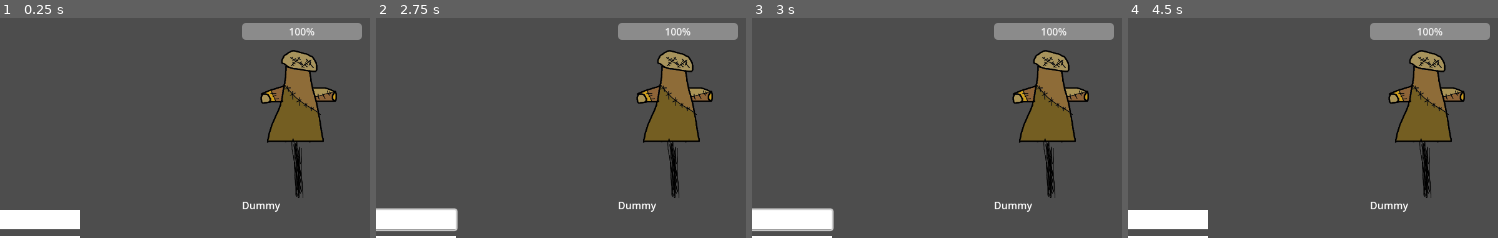
Above: before the commit, frames 1-4 (left to right).
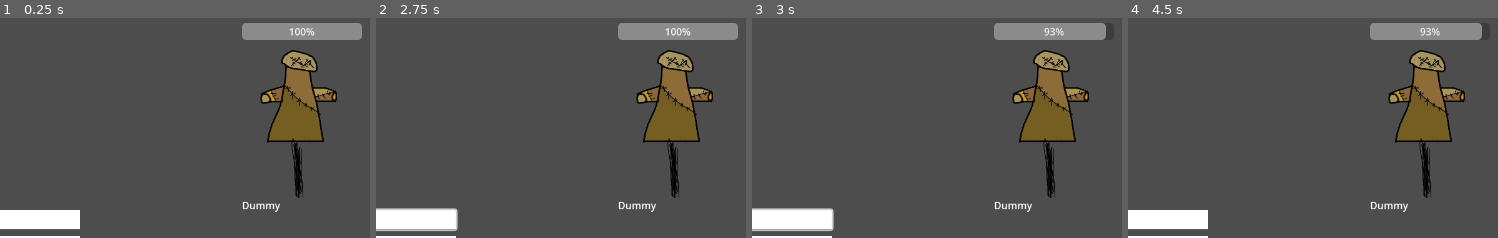
Above: after the commit, the same moments.

Repository: JaroschJr/RPG
Game: Godot game, scene res://Battle/Battlefield.tscn
Same seed, same stepped clock (60 frames per second), same inputs: the game is played once before the commit and once after it. The project has no main scene, so this scene is started directly.
Inputs (mouse positions are % of the whole screen's width and height, from its top left):
- Up to frame 1 (0.25 s): no input
- Up to frame 2 (2.75 s): click (14, 46) at 0.52 s; click (14, 46) at 1.27 s; click (14, 46) at 2.02 s
- Up to frame 3 (3 s): tap Enter at 2.75 s; move the mouse to (54, 23) at 2.77 s; click (54, 23) at 2.85 s
- Up to frame 4 (4.5 s): tap Space at 3.5 s; move the mouse to (13, 91) at 3.52 s; click (13, 91) at 3.6 s; tap Enter at 4.25 s; move the mouse to (27, 91) at 4.27 s; click (27, 91) at 4.35 s
The pictures show only the part of the screen within x 13-63%, y 0-50%; the shares and areas given below are measured in that part.

Frames 1-2 are identical in both runs. In frame 3, 0.3% of the frame differs, in the area x 78-98%, y 2-10%; in frame 4, 0.3%.

Commit message:
Fixed problems with patterns of inheritence. Training Dummy inherits from a master Enemy class, as will all other enemies once they are implemented.
Skills actually deal damage.

Diff:
--- a/Battle/Enemy.gd
+++ b/Battle/Enemy.gd
@@ -10,18 +10,24 @@
 	$HealthBar.value = 100
 	pass # Replace with function body.
 
-
 # Called every frame. 'delta' is the elapsed time since the previous frame.
 func _process(delta):
 	if Input.is_action_just_pressed("click") && mousedOver:
+		print("Clicked")
 		if battle_globals.is_ability_selected:
 			ability_scripts._use_readied_ability(self)
+
 
 func _on_area_2d_mouse_entered():
 	mousedOver = true
 	print("Mouse enters")
 
-
 func _on_area_2d_mouse_exited():
 	mousedOver = false
 	print("Mouse exits")
+
+func _damage(damagepoints, type):
+	#type does nothing now, but later attacks will have "types" (slash, blunt, fire, electric, ect)
+	#that entities will have different vulnerabilities too.
+	health = health - damagepoints
+	$HealthBar.value = 100 * health / maxHealth
--- /dev/null
+++ b/Battle/TrainingDummy.gd
@@ -0,0 +1,11 @@
+extends Enemy
+
+# Called when the node enters the scene tree for the first time.
+ # Replace with function body.
+
+
+# Called every frame. 'delta' is the elapsed time since the previous frame.
+func _ready():
+	super._ready()
+	maxHealth = 80
+	health = maxHealth
--- a/Battle/TrainingDummy.tscn
+++ b/Battle/TrainingDummy.tscn
@@ -1,9 +1,11 @@
-[gd_scene load_steps=3 format=3 uid="uid://btuuhwy34fbpv"]
+[gd_scene load_steps=4 format=3 uid="uid://btuuhwy34fbpv"]
 
 [ext_resource type="PackedScene" uid="uid://byxixbyv3yd5p" path="res://Battle/Enemy.tscn" id="1_7fy4y"]
+[ext_resource type="Script" path="res://Battle/TrainingDummy.gd" id="2_gdvua"]
 [ext_resource type="Texture2D" uid="uid://b4nf6p2pfhciv" path="res://ImageAssets/Training Dummy.png" id="2_ipp6p"]
 
-[node name="TrainingDummy" instance=ExtResource("1_7fy4y")]
+[node name="Enemy" instance=ExtResource("1_7fy4y")]
+script = ExtResource("2_gdvua")
 
 [node name="Sprite2D" parent="." index="0"]
 position = Vector2(7.62939e-06, -7.62939e-06)
--- a/ability_scripts.gd
+++ b/ability_scripts.gd
@@ -12,6 +12,7 @@
 	pass
 
 func _use_readied_ability(target):
+	print("start_ability")
 	_use_ability(battle_globals.ability_user, battle_globals.ability_selected, target, battle_globals.battlefield_ref)
 	battle_globals.is_ability_selected = false
 	battle_globals.ability_selected = null
@@ -26,10 +27,12 @@
 func _slash(user, ability_id, target, battlefield):
 	var damage = rng.randi_range(0, user.strength)
 	print(ability_id)
+	target._damage(damage, "placeholder")
 	print(str("Hit for ", damage))
 	pass
 
 func _heavy_slash(user, ability_id, target, battlefield):
 	var damage = rng.randi_range(0, user.strength * 2)
+	target._damage(damage, "placeholder")
 	print(str("Hit for ", damage))
 	pass
